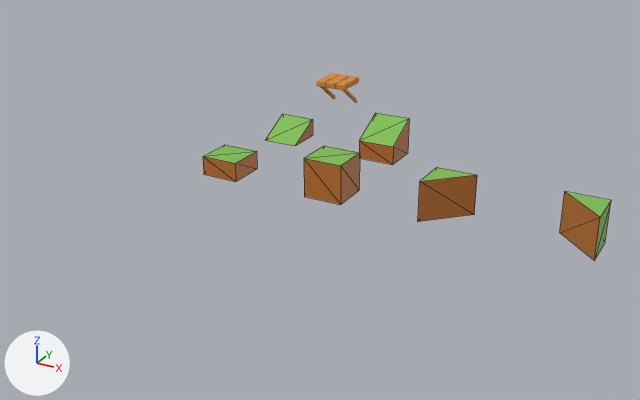
The glTF model Project/Environment/lvl_tiles.glb: old version first, new version second.
One viewpoint serves both versions: a 50 mm camera at (12.44, -17.77, 8.64) aimed at (3.15, -0.89, 0.2). The axes (+X, +Y, +Z) are drawn at lower left. The lights are the same throughout. Mesh edges are drawn as thin lines on the coarser meshes.

In view in the first picture: 'Bridge-col', 'Corner_1x1x1_L-col', 'Corner_1x1x1_R-col', 'Cube_1x1x0.5-col', 'Cube_1x1x1-col', 'Ramp_1x1x0.5-col', 'Ramp_1x1x1.5-col'.
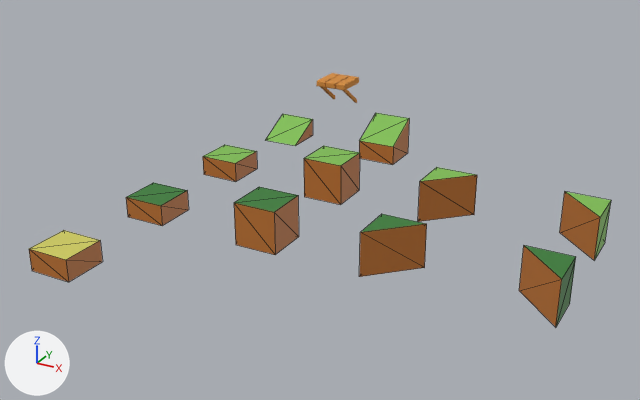
The change, as a diff of the scene's bpy script:
```diff
--- a/Project/Environment/lvl_tiles.glb.py
+++ b/Project/Environment/lvl_tiles.glb.py
@@ mat_deepgrass @@
+mat_deepgrass = principled_material('DeepGrass')
+mat_deepgrass.base_color = (0.0347, 0.206, 0.0318)  # green #347d32
@@ mat_sand @@
+mat_sand = principled_material('Sand')
+mat_sand.base_color = (0.648, 0.622, 0.112)  # yellow #d3cf5e
@@ me_cube_014 @@
+me_cube_014.from_pydata([(-0.5, -0.5, 0.5), (-0.5, 0.5, 0.5), (0.5, -0.5, 0.5), (0.5, 0.5, 0.5), (-0.5, -0.5, 0.0), (-0.5, 0.5, 0.0), (0.5, -0.5, 0.0), (0.5, 0.5, 0.0)], [], [(3, 1, 0), (3, 0, 2), (4, 0, 1), (4, 1, 5), (5, 1, 3), (5, 3, 7), (7, 3, 2), (7, 2, 6), (6, 2, 0), (6, 0, 4)])
+for i in [*range(2, 10)]: me_cube_014.polygons[i].material_index = 1
+me_cube_014.materials.append(mat_deepgrass)  # green #347d32
+me_cube_014.materials.append(mat_wall)  # orange #bc722e
@@ me_cube_013 @@
+me_cube_013.from_pydata([(0.5, 0.5, 0.0), (0.5, 0.5, 1.0), (-0.5, 0.5, 0.0), (0.5, -0.5, 0.0), (0.5, -0.5, 1.0), (-0.5, 0.5, 1.0)], [], [(3, 4, 1), (3, 1, 0), (0, 1, 5), (0, 5, 2), (1, 4, 5), (2, 3, 0), (2, 5, 4), (2, 4, 3)])
+for i in [6, 7]: me_cube_013.polygons[i].material_index = 1
+me_cube_013.materials.append(mat_deepgrass)  # green #347d32
+me_cube_013.materials.append(mat_wall)  # orange #bc722e
@@ me_cube_011 @@
+me_cube_011.from_pydata([(-0.5, 0.5, 0.0), (-0.5, 0.5, 1.0), (0.5, 0.5, 0.0), (-0.5, -0.5, 0.0), (-0.5, -0.5, 1.0), (0.5, 0.5, 1.0)], [], [(1, 4, 5), (2, 3, 0), (3, 4, 1), (3, 1, 0), (0, 1, 5), (0, 5, 2), (2, 5, 4), (2, 4, 3)])
+for i in [*range(2, 8)]: me_cube_011.polygons[i].material_index = 1
+me_cube_011.materials.append(mat_deepgrass)  # green #347d32
+me_cube_011.materials.append(mat_wall)  # orange #bc722e
@@ me_cube_008 @@
+me_cube_008.from_pydata([(-0.5, -0.5, 1.0), (-0.5, 0.5, 1.0), (0.5, -0.5, 1.0), (0.5, 0.5, 1.0), (-0.5, -0.5, 0.0), (-0.5, 0.5, 0.0), (0.5, -0.5, 0.0), (0.5, 0.5, 0.0)], [], [(3, 1, 0), (3, 0, 2), (4, 0, 1), (4, 1, 5), (5, 1, 3), (5, 3, 7), (7, 3, 2), (7, 2, 6), (6, 2, 0), (6, 0, 4)])
+for i in [*range(2, 10)]: me_cube_008.polygons[i].material_index = 1
+me_cube_008.materials.append(mat_deepgrass)  # green #347d32
+me_cube_008.materials.append(mat_wall)  # orange #bc722e
@@ me_cube_003 @@
+me_cube_003.from_pydata([(-0.5, -0.5, 0.5), (-0.5, 0.5, 0.5), (0.5, -0.5, 0.5), (0.5, 0.5, 0.5), (-0.5, -0.5, 0.0), (-0.5, 0.5, 0.0), (0.5, -0.5, 0.0), (0.5, 0.5, 0.0)], [], [(3, 1, 0), (3, 0, 2), (4, 0, 1), (4, 1, 5), (5, 1, 3), (5, 3, 7), (7, 3, 2), (7, 2, 6), (6, 2, 0), (6, 0, 4)])
+for i in [*range(2, 10)]: me_cube_003.polygons[i].material_index = 1
+me_cube_003.materials.append(mat_sand)  # yellow #d3cf5e
+me_cube_003.materials.append(mat_wall)  # orange #bc722e
@@ ob_grass_1x1x0_5_col @@
+ob_grass_1x1x0_5_col = bpy.data.objects.new('Grass_1x1x0.5-col', me_cube_014)
+ob_grass_1x1x0_5_col.location = (0.0, -3.0, 0.0)
@@ ob_grass_corner_1x1x1_r_col @@
+ob_grass_corner_1x1x1_r_col = bpy.data.objects.new('Grass_Corner_1x1x1_R-col', me_cube_013)
+ob_grass_corner_1x1x1_r_col.location = (9.0, -3.0, 0.0)
@@ ob_grass_corner_1x1x1_l_col @@
+ob_grass_corner_1x1x1_l_col = bpy.data.objects.new('Grass_Corner_1x1x1_L-col', me_cube_011)
+ob_grass_corner_1x1x1_l_col.location = (6.0, -3.0, 0.0)
@@ ob_grass_1x1x1_col @@
+ob_grass_1x1x1_col = bpy.data.objects.new('Grass_1x1x1-col', me_cube_008)
+ob_grass_1x1x1_col.location = (3.0, -3.0, 0.0)
@@ ob_sand_1x1x0_5_col @@
+ob_sand_1x1x0_5_col = bpy.data.objects.new('Sand_1x1x0.5-col', me_cube_003)
+ob_sand_1x1x0_5_col.location = (0.0, -6.0, 0.0)
```

Pixel boxes [x1, y1, x2, y2] of what changed, in the pictures (640 x 400 px):
'Grass_1x1x1-col', added
    after: [234, 187, 299, 255]
    faces in mat_wall (orange #bc722e): [234, 196, 299, 255]
    faces in mat_deepgrass (green #347d32): [234, 187, 298, 212]
'Grass_Corner_1x1x1_L-col', added
    after: [359, 214, 427, 277]
    faces in mat_wall (orange #bc722e): [359, 224, 427, 277]
    faces in mat_deepgrass (green #347d32): [361, 214, 426, 232]
'Grass_Corner_1x1x1_R-col', added
    after: [519, 245, 576, 327]
    faces in mat_wall (orange #bc722e): [519, 246, 562, 327]
    faces in mat_deepgrass (green #347d32): [524, 245, 576, 327]
'Sand_1x1x0.5-col', added
    after: [29, 230, 102, 282]
    faces in mat_wall (orange #bc722e): [29, 241, 102, 282]
    faces in mat_sand (yellow #d2cf5e): [29, 230, 100, 260]
'Grass_1x1x0.5-col', added
    after: [126, 183, 189, 226]
    faces in mat_wall (orange #bc722e): [126, 191, 189, 226]
    faces in mat_deepgrass (green #347d32): [127, 183, 187, 206]
